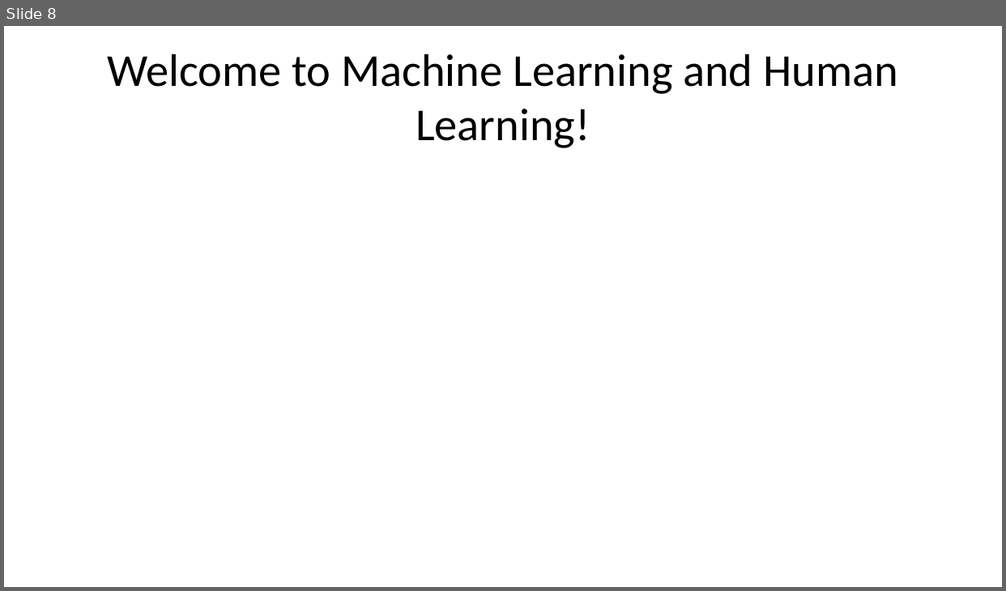
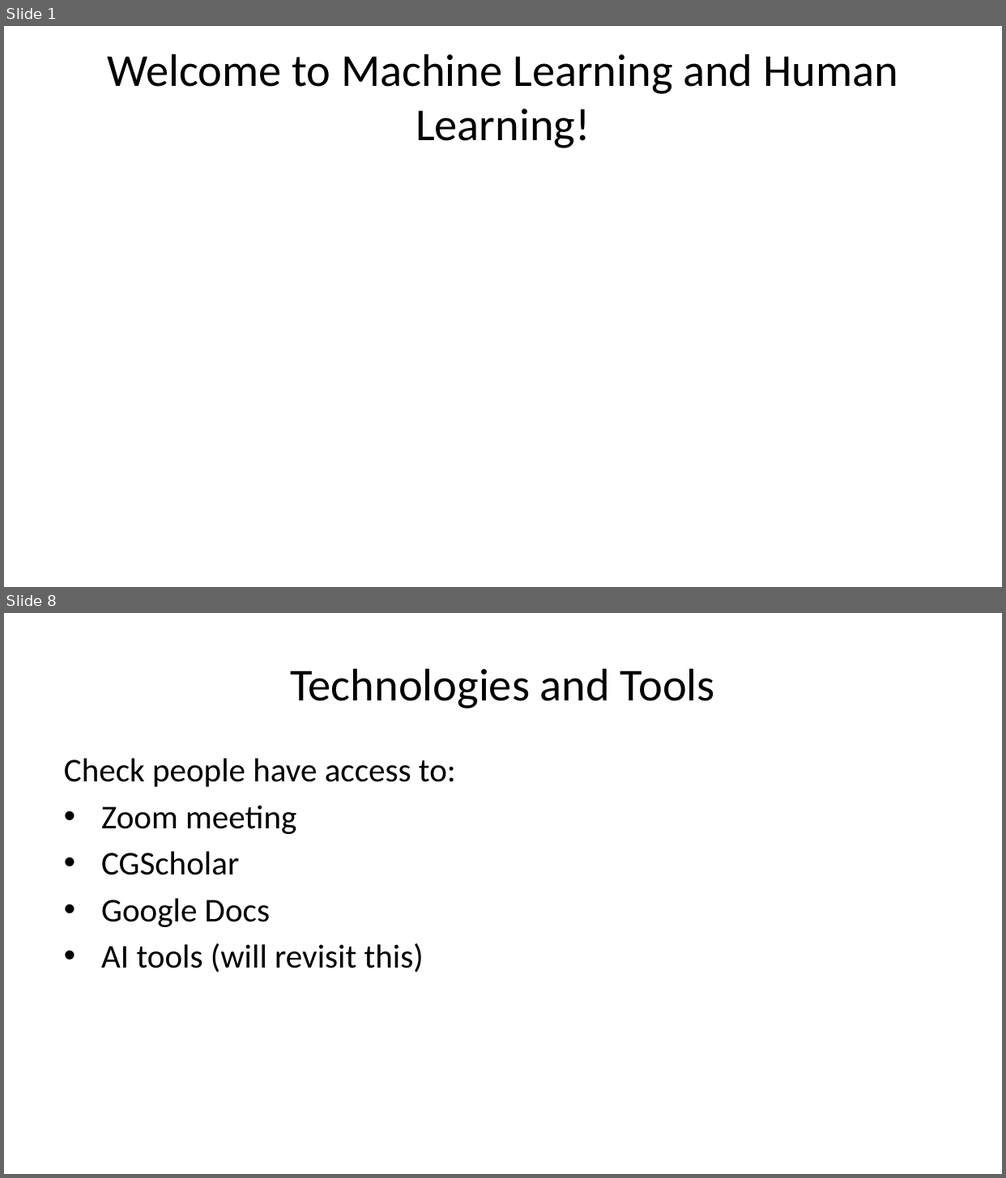
Before and after one commit to liammagee/machinespirits-content-philosophy, a slide deck: courses/479-fall-2026/479-lecture-1.pptx. Shown one above the other, each under a label of ours: slide 8 before the commit, slides 1 and 8 after it; the slides between them are not shown. The pictures are 1006x591 and 1006x1178 pixels, drawn with LibreOffice and Linux fonts; fonts in the diff are those of the drawing. Boxes give left, top, right and bottom in pixels: in the first picture for what was removed or moved away, otherwise in the second. Text is boxed around its words. In the diff, an @@ line names an element or a change of style, - is before the commit and + after.

```diff
--- a/courses/479-fall-2026/479-lecture-1.pptx
+++ b/courses/479-fall-2026/479-lecture-1.pptx
@@ slide 8 added at <box>4,613,1002,1174</box>, background #FFFFFF @@
@@ title added at <box>290,668,715,709</box>, 33 pt, text #000000 @@
+Technologies and Tools
@@ text added at <box>64,758,456,973</box>, 24 pt, text #000000 @@
+Check people have access to:
+• Zoom meeting
+• CGScholar
+• Google Docs
+• AI tools (will revisit this)
@@ what was slide 8 is now slide 1 @@
```
Also in this commit, not shown: 8 slides changed, 12 other slides added, 6 slides removed, 1 other file.
